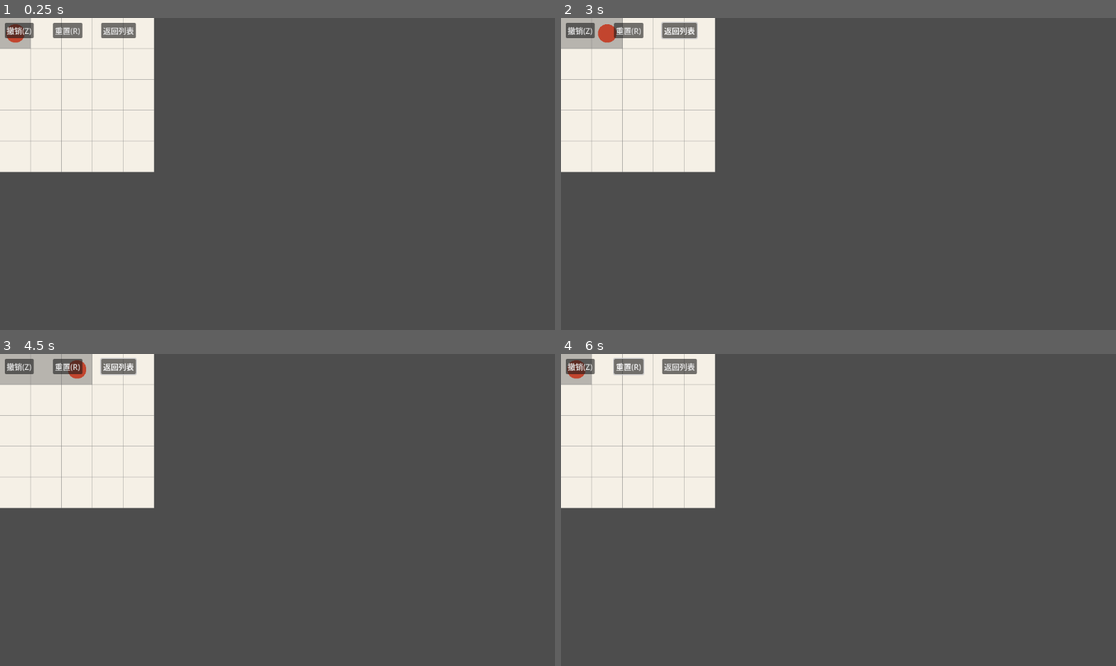
Above: before the commit, frames 1-4 (two rows, left to right).
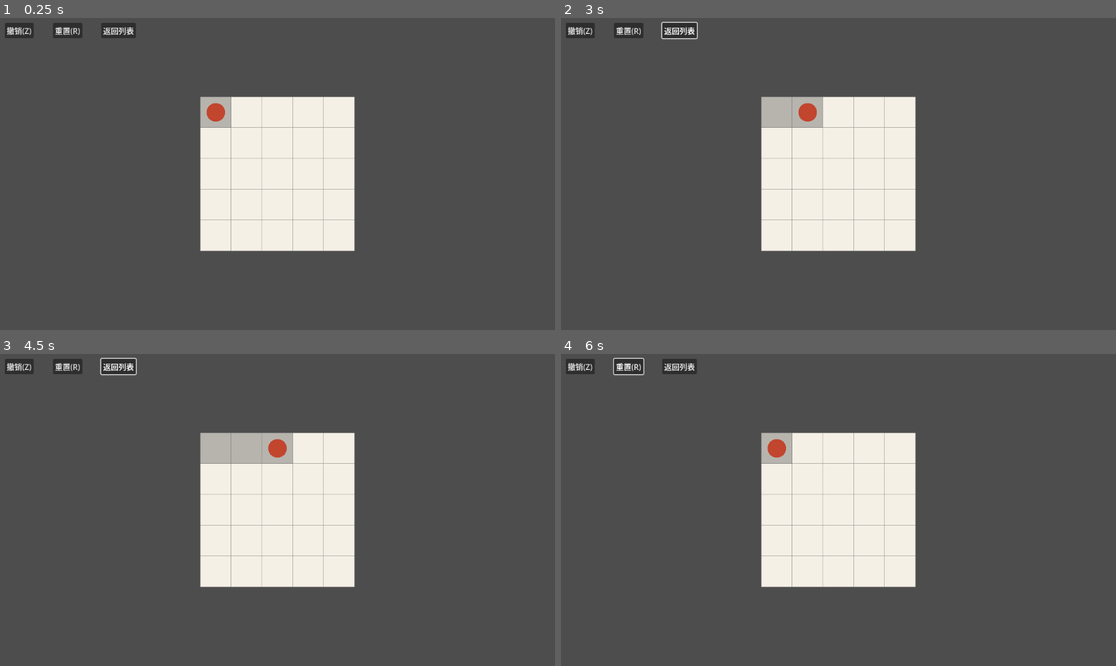
Above: after the commit, the same moments.

Repository: earneet/monk
Game: Godot game, scene res://Scenes/level.tscn
The game is run twice, just before and just after one commit, with the same random seed, the same clock (stepped at 60 frames per second) and the same inputs. This scene is started directly instead of the project's main scene.
Inputs (mouse positions are in pixels of both pictures, inside the frame that each line leads up to):
- Up to frame 1 (0.25 s): no input
- Up to frame 2 (3 s): click "撤销(Z)" at 0.5 s; click "重置(R)" at 1.25 s; click "返回列表" at 2 s; tap Enter at 2.75 s; move the mouse to (960, 158) at 2.77 s; hold Right from 2.78 s (still down); hold Shift from 2.78 s (still down); click (960, 158) at 2.92 s
- Up to frame 3 (4.5 s): release Right at 3.5 s; release Shift at 3.5 s; tap Space at 3.5 s; drag from (166, 525) to (249, 572) at 3.52 s; tap Enter at 4.25 s; move the mouse to (333, 441) at 4.27 s; hold Right from 4.28 s (still down); tap Ctrl at 4.35 s
- Up to frame 4 (6 s): release Right at 5 s; tap Space at 5 s; drag from (810, 572) to (672, 463) at 5.02 s; tap Enter at 5.75 s; move the mouse to (1005, 556) at 5.77 s; hold Left from 5.78 s (still down); tap R at 5.85 s

The runs differ from the first frame. In frame 1, 27% of the frame differs, in the area x 0-64%, y 0-75%; in frame 2, 27%; in frame 3, 27%; in frame 4, 27%.

Commit message:
fix(level): 关卡场景网格居中 + 第二级关卡坐标适配视口(QA)
- level_controller 计算 offset=(视口-网格)/2, GridRenderer/PlayerSprite/InputSystem
  共用同一 offset(网格居中显示 + 点击坐标同步)
- generate 第二级关卡坐标居中 1152x648(原 720 设计在宽视口偏左)

Co-Authored-By: Claude <noreply@anthropic.com>

Diff:
--- a/resources/menu/world_map_layout.tres
+++ b/resources/menu/world_map_layout.tres
@@ -7,27 +7,27 @@
 [sub_resource type="Resource" id="Resource_1anq8"]
 script = ExtResource("2_bhduf")
 level_id = "1-1"
-position = Vector2(140, 140)
+position = Vector2(400, 100)
 
 [sub_resource type="Resource" id="Resource_1w18o"]
 script = ExtResource("2_bhduf")
 level_id = "1-2"
-position = Vector2(360, 260)
+position = Vector2(720, 210)
 
 [sub_resource type="Resource" id="Resource_yngnv"]
 script = ExtResource("2_bhduf")
 level_id = "1-3"
-position = Vector2(560, 400)
+position = Vector2(480, 330)
 
 [sub_resource type="Resource" id="Resource_sp4q0"]
 script = ExtResource("2_bhduf")
 level_id = "1-4"
-position = Vector2(320, 580)
+position = Vector2(780, 450)
 
 [sub_resource type="Resource" id="Resource_yh76g"]
 script = ExtResource("2_bhduf")
 level_id = "1-5"
-position = Vector2(180, 780)
+position = Vector2(380, 560)
 
 [sub_resource type="Resource" id="Resource_vvai5"]
 script = ExtResource("1_fwhid")
@@ -41,17 +41,17 @@
 [sub_resource type="Resource" id="Resource_vkrtb"]
 script = ExtResource("2_bhduf")
 level_id = "2-1"
-position = Vector2(160, 180)
+position = Vector2(420, 150)
 
 [sub_resource type="Resource" id="Resource_k4cgq"]
 script = ExtResource("2_bhduf")
 level_id = "2-2"
-position = Vector2(440, 360)
+position = Vector2(720, 330)
 
 [sub_resource type="Resource" id="Resource_7c6i2"]
 script = ExtResource("2_bhduf")
 level_id = "2-3"
-position = Vector2(300, 600)
+position = Vector2(500, 530)
 
 [sub_resource type="Resource" id="Resource_kowkk"]
 script = ExtResource("1_fwhid")
--- a/scripts/level/level_controller.gd
+++ b/scripts/level/level_controller.gd
@@ -42,6 +42,11 @@
     _grid_renderer.bind(_grid_model, _mechanic_system, _path_state)
     _player_sprite.cell_size = cell_size
     _player_sprite.bind(_path_state)
+    var grid_pixel := Vector2(_grid_model.size.x * cell_size, _grid_model.size.y * cell_size)
+    var offset: Vector2 = (_grid_renderer.get_viewport_rect().size - grid_pixel) / 2.0
+    _grid_renderer.position = offset
+    _player_sprite.set_offset(offset)
+    _input_system.set_offset(offset)
 
 func _on_move_intent(coord: Vector2i) -> void:
     _path_state.move(coord)
--- a/scripts/tool/generate_world_map_layout.gd
+++ b/scripts/tool/generate_world_map_layout.gd
@@ -16,10 +16,10 @@
     layout.canvas_size = Vector2(1152, 648)
     var ch1 := _chapter("ch1", Vector2(576, 150), Color(0.42, 0.56, 0.35), "🏯", Vector2(1152, 648))
     ch1.levels = _levels(["1-1", "1-2", "1-3", "1-4", "1-5"],
-        [Vector2(140, 140), Vector2(360, 260), Vector2(560, 400), Vector2(320, 580), Vector2(180, 780)])
+        [Vector2(400, 100), Vector2(720, 210), Vector2(480, 330), Vector2(780, 450), Vector2(380, 560)])
     var ch2 := _chapter("ch2", Vector2(576, 380), Color(0.55, 0.42, 0.26), "⛰️", Vector2(1152, 648))
     ch2.levels = _levels(["2-1", "2-2", "2-3"],
-        [Vector2(160, 180), Vector2(440, 360), Vector2(300, 600)])
+        [Vector2(420, 150), Vector2(720, 330), Vector2(500, 530)])
     layout.chapters = [ch1, ch2]
     var chapters := [load(CH1_PATH) as ChapterResource, load(CH2_PATH) as ChapterResource]
     var errors := layout.validate(chapters)
--- a/scripts/ui/input_system.gd
+++ b/scripts/ui/input_system.gd
@@ -9,10 +9,14 @@
 
 var _path_state: PathState
 var _grid_model: GridModel
+var _offset: Vector2 = Vector2.ZERO
 
 func bind(path_state: PathState, grid_model: GridModel) -> void:
     _path_state = path_state
     _grid_model = grid_model
+
+func set_offset(offset: Vector2) -> void:
+    _offset = offset
 
 func _unhandled_input(event: InputEvent) -> void:
     if _path_state == null or _grid_model == null:
@@ -39,7 +43,7 @@
     _emit_from_delta(d)
 
 func _handle_click(world_pos: Vector2) -> void:
-    var coord: Vector2i = Vector2i(floori(world_pos.x / cell_size), floori(world_pos.y / cell_size))
+    var coord: Vector2i = Vector2i(floori((world_pos.x - _offset.x) / cell_size), floori((world_pos.y - _offset.y) / cell_size))
     move_intent.emit(coord)
 
 func _emit_from_delta(d: Vector2i) -> void:
--- a/scripts/ui/player_sprite.gd
+++ b/scripts/ui/player_sprite.gd
@@ -3,6 +3,7 @@
 
 @export var cell_size: int = 64
 var _path_state: PathState
+var _offset: Vector2 = Vector2.ZERO
 
 const COLOR_PLAYER := Color(0.76, 0.27, 0.18)
 
@@ -11,11 +12,15 @@
     _path_state.path_changed.connect(_update)
     _update()
 
+func set_offset(offset: Vector2) -> void:
+    _offset = offset
+    _update()
+
 func _update(_p: Array = []) -> void:
     if _path_state.path.size() > 0:
         var last: Vector2i = _path_state.path[_path_state.path.size() - 1]
         @warning_ignore("integer_division")
-        position = (last * cell_size) + Vector2i(cell_size / 2, cell_size / 2)
+        position = _offset + Vector2(last * cell_size + Vector2i(cell_size / 2, cell_size / 2))
     queue_redraw()
 
 func _draw() -> void:
